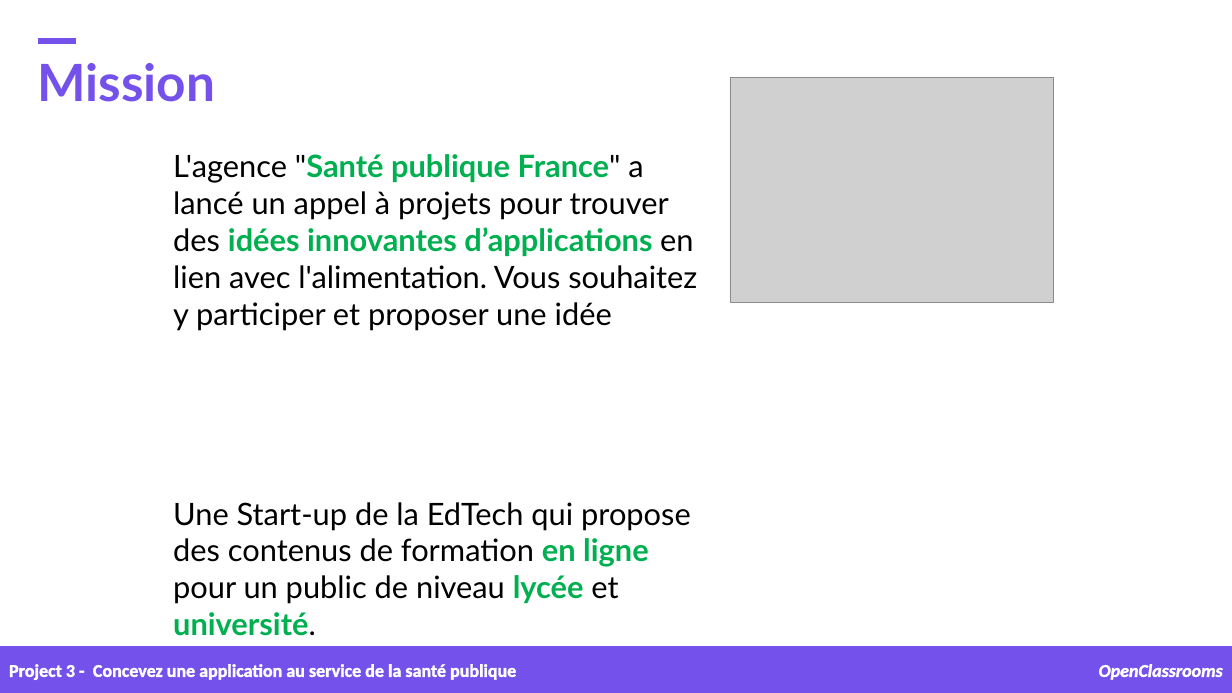
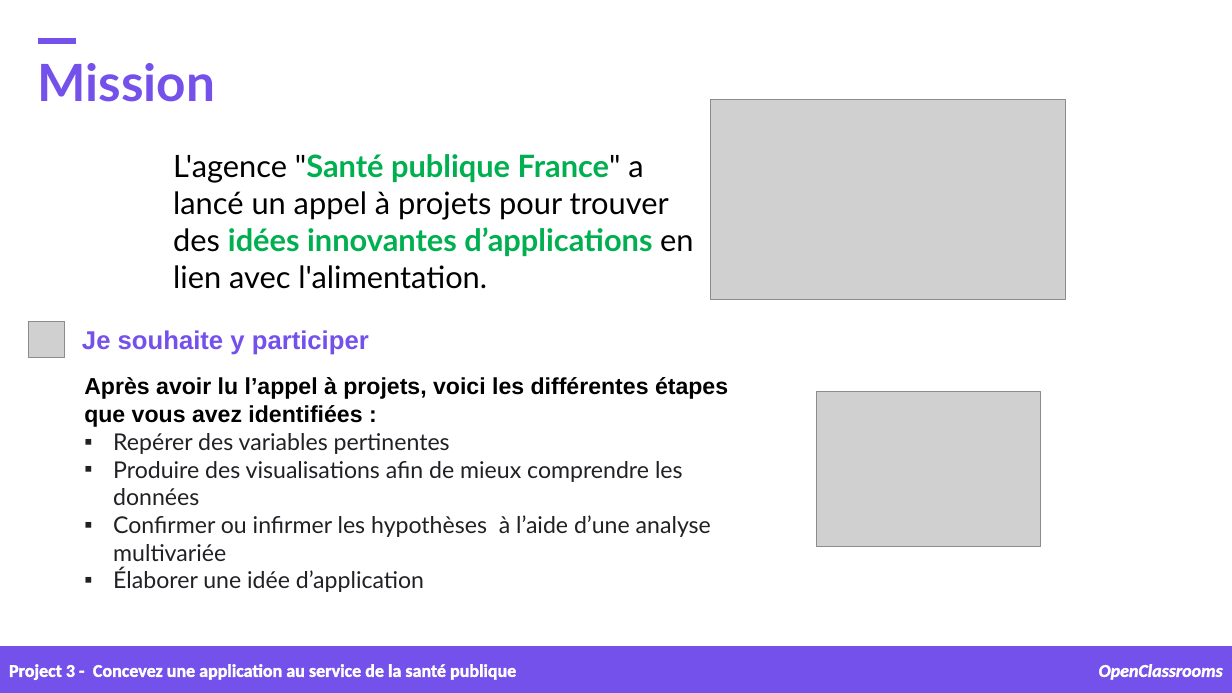
Before and after one commit to samirhinojosa/OC-P3-design-application-public-health, a slide deck: slide 4 of supports/P3_02_presentation.pptx. Drawn at 1232x693 pixels with LibreOffice and Linux fonts; fonts in the diff are those of the drawing; grey boxes stand for pictures; background and template pictures are left out. Boxes give left, top, right and bottom in pixels: in the first picture for what was removed or moved away, otherwise in the second. Text is boxed around its words. In the diff, an @@ line names an element or a change of style, - is before the commit and + after.

```diff
--- a/supports/P3_02_presentation.pptx
+++ b/supports/P3_02_presentation.pptx
@@ picture added at (x1=711, y1=100, x2=1066, y2=300) @@
@@ text at (x1=173, y1=154, x2=693, y2=289): text changed @@
-L'agence "Santé publique France" a lancé un appel à projets pour trouver des idées innovantes d’applications en lien avec l'alimentation. Vous souhaitez y participer et proposer une idée
+L'agence "Santé publique France" a lancé un appel à projets pour trouver des idées innovantes d’applications en lien avec l'alimentation.
@@ picture added at (x1=29, y1=322, x2=65, y2=358) @@
@@ text added at (x1=82, y1=330, x2=369, y2=355), 20 pt, text #7451EB, bold @@
+Je souhaite y participer
@@ text added at (x1=84, y1=377, x2=728, y2=588), 18 pt, text #202124 @@
+Après avoir lu l’appel à projets, voici les différentes étapes que vous avez identifiées :
+▪ Repérer des variables pertinentes
+▪ Produire des visualisations afin de mieux comprendre les données
+▪ Confirmer ou infirmer les hypothèses à l’aide d’une analyse multivariée
+▪ Élaborer une idée d’application
@@ picture resized from (x1=730, y1=78, x2=1054, y2=302) to (x1=817, y1=391, x2=1042, y2=546) @@
@@ text removed at (x1=173, y1=502, x2=691, y2=604) @@
-Une Start-up de la EdTech qui propose des contenus de formation en ligne pour un public de niveau lycée et université.
```
Also in this commit, not shown: 3 other slides changed, 2 slides added, 1 slide removed, 1 other file.
